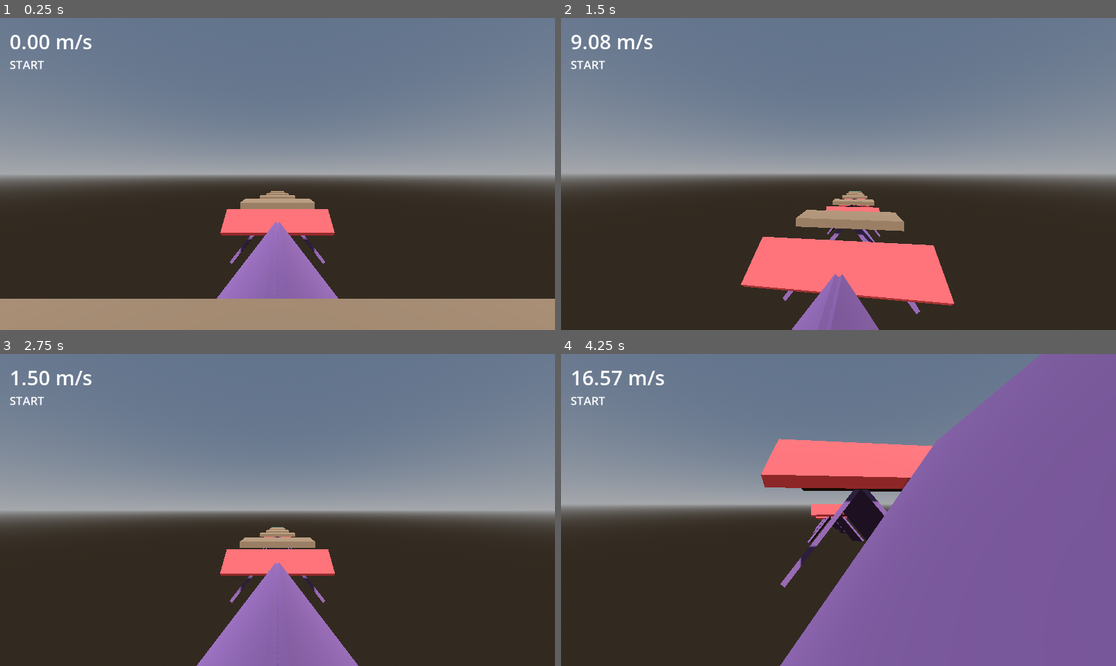
Above: before the commit, frames 1-4 (two rows, left to right).
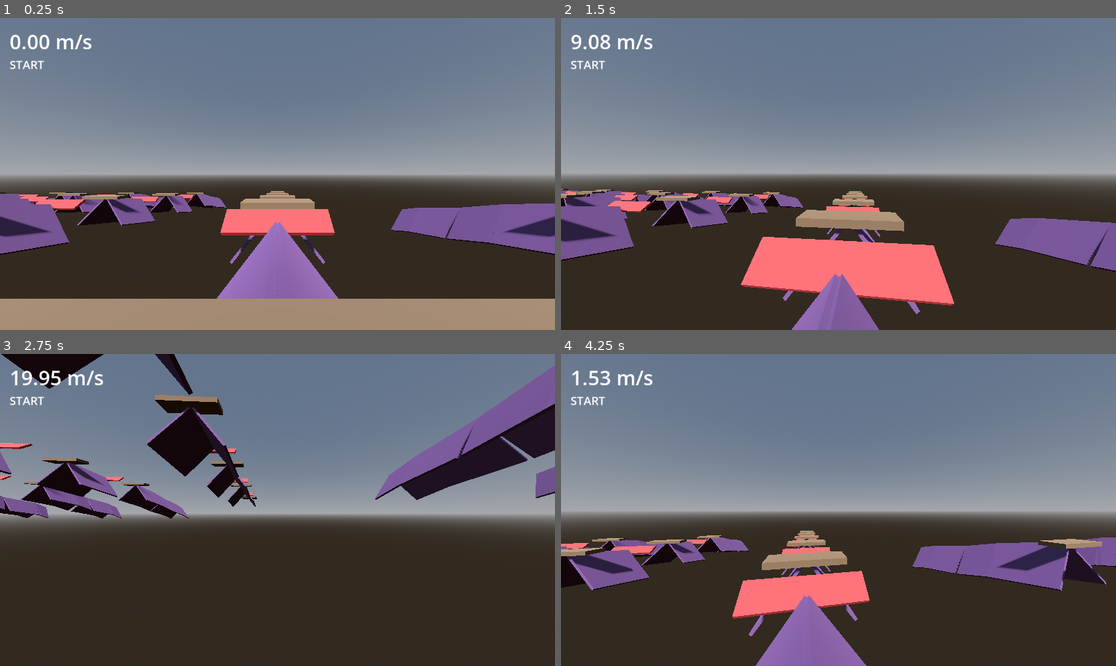
Above: after the commit, the same moments.

Repository: Crawford-Young/what-is-dark
Game: Godot game, scene res://scenes/surf_lab.tscn
Two runs of this game, one before a commit and one after it. Both use one fixed random seed, a clock stepped at 60 frames per second and the inputs below. This scene is started directly instead of the project's main scene.
Inputs (mouse positions are in pixels of both pictures, inside the frame that each line leads up to):
- Up to frame 1 (0.25 s): no input
- Up to frame 2 (1.5 s): tap Enter at 0.5 s; move the mouse to (866, 174) at 0.52 s; hold Q (glance) 0.53-1.28 s; hold W (move_forward) from 0.53 s (still down); click (866, 174) at 0.67 s; tap Space (jump) at 0.77 s; move the mouse to (810, 174) at 1.27 s; tap Shift at 1.35 s
- Up to frame 3 (2.75 s): keep holding W (move_forward); tap Space (jump) at 1.52 s; move the mouse to (288, 503) at 2.02 s; tap Alt at 2.1 s
- Up to frame 4 (4.25 s): keep holding W (move_forward); move the mouse to (832, 516) at 2.77 s; tap Ctrl at 2.85 s; click (832, 516) at 2.92 s; tap Space (jump) at 3.02, 3.77 s; move the mouse to (877, 513) at 3.52 s; tap R at 3.6 s

The runs differ from the first frame. In frame 1, 7.3% of the frame differs, in the area x 0-100%, y 55-76%; in frame 2, 7.2%; in frame 3, 23%; in frame 4, 51%, in the area x 0-100%, y 0-100%.

Commit message:
feat: add the lip-to-lip seam sweep arrays to the surf lab
Co-Authored-By: Claude Fable 5 <noreply@anthropic.com>

Diff:
--- a/scripts/surf_lab.gd
+++ b/scripts/surf_lab.gd
@@ -26,6 +26,16 @@
 ## 18 m surf run -- this is a single-line hop chain, not a wide carve field).
 const PAD_CLEARANCE := 0.5      ## entry pads sit above the ramp entry centreline (3b #15).
 
+## T2 seam array (R1 #23 sanctioned rig): lip-to-lip ramp seams swept across a
+## spine-pitch delta, at two entry-speed bands. Face angle stays FACE_ANGLE_DEG
+## throughout -- only the pitch changes, so the seam risk under measurement is
+## purely the along-path direction change at the lip.
+const SEAM_DELTAS_DEG := [5.0, 10.0, 15.0, 20.0, 25.0, 30.0]
+const BAND_A_ENTRY_X := 60.0    ## Band A (~17 m/s) clusters, spaced away from the T1 chain at x=0.
+const BAND_B_ENTRY_X := -60.0   ## Band B (~27 m/s) clusters, opposite side.
+const CLUSTER_X_SPACING := 50.0 ## lateral spread from FACE_ANGLE_DEG banking is ~20 m at most;
+## 50 m keeps every cluster clear of its neighbours.
+
 var _station := 0
 var _lowest_geometry_y := INF
 var _kill_y := -1000.0
@@ -39,7 +49,9 @@
 
 func _ready() -> void:
 	_build_hop_chain()
-	_kill_y = _lowest_geometry_y - 10.0
+	_build_seam_array()
+	_kill_y = _lowest_geometry_y - 10.0  # recomputed from the FINAL built geometry (T1's
+	## builder rule) -- Band B's lead-in alone descends ~12 m, R1 #14.
 	_reset_to_station()
 
 
@@ -111,6 +123,85 @@
 
 	STATIONS.append({"label": "LANDING", "spawn": Vector3(x, y + 1.0, z - 4.0), "face": FACE_FORWARD})
 	_add_box(Vector3(x, y - 0.5, z - 6.0), Vector3(HALF_WIDTH * 2.0, 1.0, 12.0), Color(0.24, 0.33, 0.27))
+
+
+## T2 seam array: builds both bands' six angle clusters. Each cluster is its
+## own entry pad + standard-T1-style lead-in (kicker-terminated, computed gap)
+## feeding a lip-to-lip Δ-cluster -- no gaps once the seam sweep starts, that's
+## the whole point of the rig. Station labels: "A-5°".."A-30°", "B-5°".."B-30°".
+func _build_seam_array() -> void:
+	for j in range(SEAM_DELTAS_DEG.size()):
+		_build_band_cluster("A", BAND_A_ENTRY_X + j * CLUSTER_X_SPACING, SEAM_DELTAS_DEG[j], 1)
+	for j in range(SEAM_DELTAS_DEG.size()):
+		_build_band_cluster("B", BAND_B_ENTRY_X - j * CLUSTER_X_SPACING, SEAM_DELTAS_DEG[j], 4)
+
+
+## One band+angle cluster: entry pad, `lead_in_count` standard T1 ramps (1 for
+## Band A's exit-17.31 lead-in, 4 for Band B's exit-27.17 lead-in), then the
+## lip-shared Δ-cluster fed by the lead-in's final exit speed.
+func _build_band_cluster(label_prefix: String, x: float, delta_deg: float, lead_in_count: int) -> void:
+	var y := 30.0
+	var z := 0.0
+	var entry_speed := 11.0  # SourceMove.RUN_SPEED -- entry_1 (source_move.gd:9)
+
+	STATIONS.append({"label": "%s-%d°" % [label_prefix, int(delta_deg)], "spawn": Vector3(x, y + 1.0, z + 2.0), "face": FACE_FORWARD})
+	_add_box(Vector3(x, y + PAD_CLEARANCE - 0.5, z + 2.0), Vector3(HALF_WIDTH * 2.0, 1.0, 4.0), Color(0.5, 0.4, 0.3))
+
+	for _i in range(lead_in_count):
+		var result := _build_lead_in_ramp(x, y, z, entry_speed)
+		z = result["z"]
+		y = result["y"]
+		entry_speed = result["exit_speed"]
+
+	_build_seam_cluster(x, y, z, entry_speed, delta_deg)
+
+
+## A single standard T1 ramp: pitch SPINE_PITCH_DEG, drop RAMP_DROP, face
+## FACE_ANGLE_DEG, kicker-terminated, T3-law computed gap onto a landing pad.
+## Same construction as _build_hop_chain()'s loop body, kept as its own
+## function here rather than refactored into T1's tested loop (T2 modifies
+## this file only to ADD the seam array, not to alter T1's built geometry).
+func _build_lead_in_ramp(x: float, y: float, z: float, entry_speed: float) -> Dictionary:
+	var path_len := RAMP_DROP / sin(deg_to_rad(SPINE_PITCH_DEG))
+	var horiz_span := path_len * cos(deg_to_rad(SPINE_PITCH_DEG))
+	var exit_speed: float = ETA * sqrt(entry_speed * entry_speed + 70.4 * RAMP_DROP)
+	var h_speed: float = exit_speed * cos(deg_to_rad(SPINE_PITCH_DEG))
+	var gap: float = GAP_FRACTION * 0.755 * h_speed
+
+	var peak_mid_z := z - horiz_span / 2.0
+	var peak_mid_y := y - RAMP_DROP / 2.0
+	_ramp_pair(x, peak_mid_z, FACE_ANGLE_DEG, peak_mid_y, HALF_WIDTH, path_len, SPINE_PITCH_DEG)
+
+	var low_z := z - horiz_span
+	var low_y := y - RAMP_DROP
+	_add_box_x(Vector3(x, low_y - 0.25, low_z - 1.5), Vector3(HALF_WIDTH * 2.0, 0.5, 3.0), KICKER_ANGLE_DEG, Color(0.9, 0.3, 0.3))
+
+	var pad_z := low_z - gap
+	_add_box(Vector3(x, low_y + PAD_CLEARANCE - 0.5, pad_z), Vector3(HALF_WIDTH * 2.0, 1.0, 4.0), Color(0.5, 0.4, 0.3))
+
+	return {"z": pad_z, "y": low_y, "exit_speed": exit_speed}
+
+
+## The measurement rig itself (R1 #23 sanctioned exemption): 4 ramps sharing
+## lips (no gaps, no kickers between them), spine pitches
+## SPINE_PITCH_DEG -> +delta -> SPINE_PITCH_DEG -> +delta so every ramp still
+## descends (R2 #11) and each of the 3 seams is a ±delta step. Face angle
+## stays FACE_ANGLE_DEG throughout -- pitch is the only swept parameter.
+## Exit speed at drop RAMP_DROP is independent of pitch (T3's energy-
+## normalized law), so entry speed climbs through the cluster exactly as it
+## would through any other T1-style chain -- no control ramp needed (R3 M1/M2).
+func _build_seam_cluster(x: float, y: float, z: float, entry_speed: float, delta_deg: float) -> void:
+	var pitches := [SPINE_PITCH_DEG, SPINE_PITCH_DEG + delta_deg, SPINE_PITCH_DEG, SPINE_PITCH_DEG + delta_deg]
+	for pitch in pitches:
+		var path_len: float = RAMP_DROP / sin(deg_to_rad(pitch))
+		var horiz_span: float = path_len * cos(deg_to_rad(pitch))
+		var peak_mid_z := z - horiz_span / 2.0
+		var peak_mid_y := y - RAMP_DROP / 2.0
+		_ramp_pair(x, peak_mid_z, FACE_ANGLE_DEG, peak_mid_y, HALF_WIDTH, path_len, pitch)
+
+		entry_speed = ETA * sqrt(entry_speed * entry_speed + 70.4 * RAMP_DROP)
+		z -= horiz_span
+		y -= RAMP_DROP
 
 
 ## Compound X+Z rotation builder, same math as momentum_lab.gd's _ramp_pair
